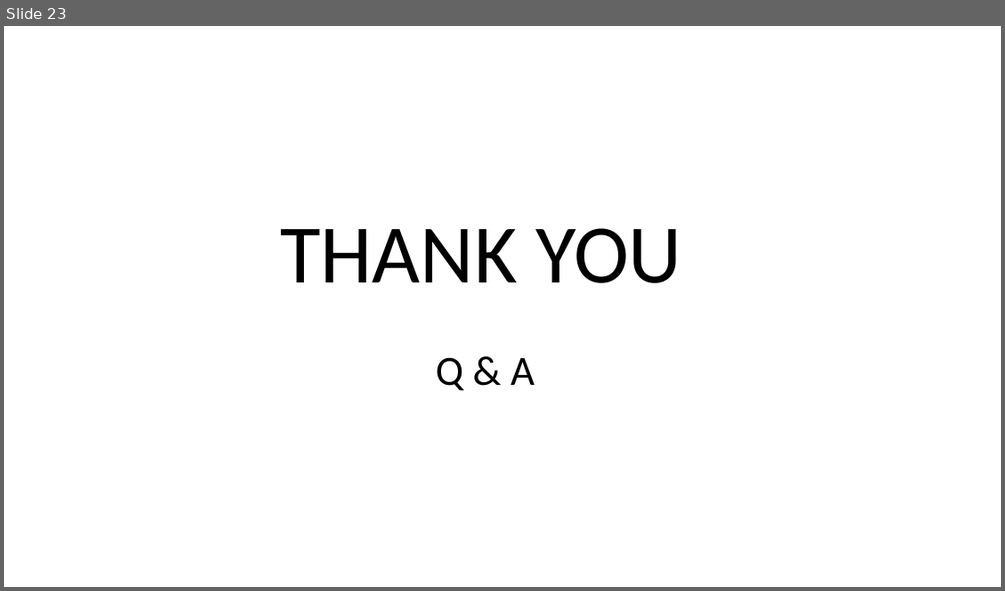
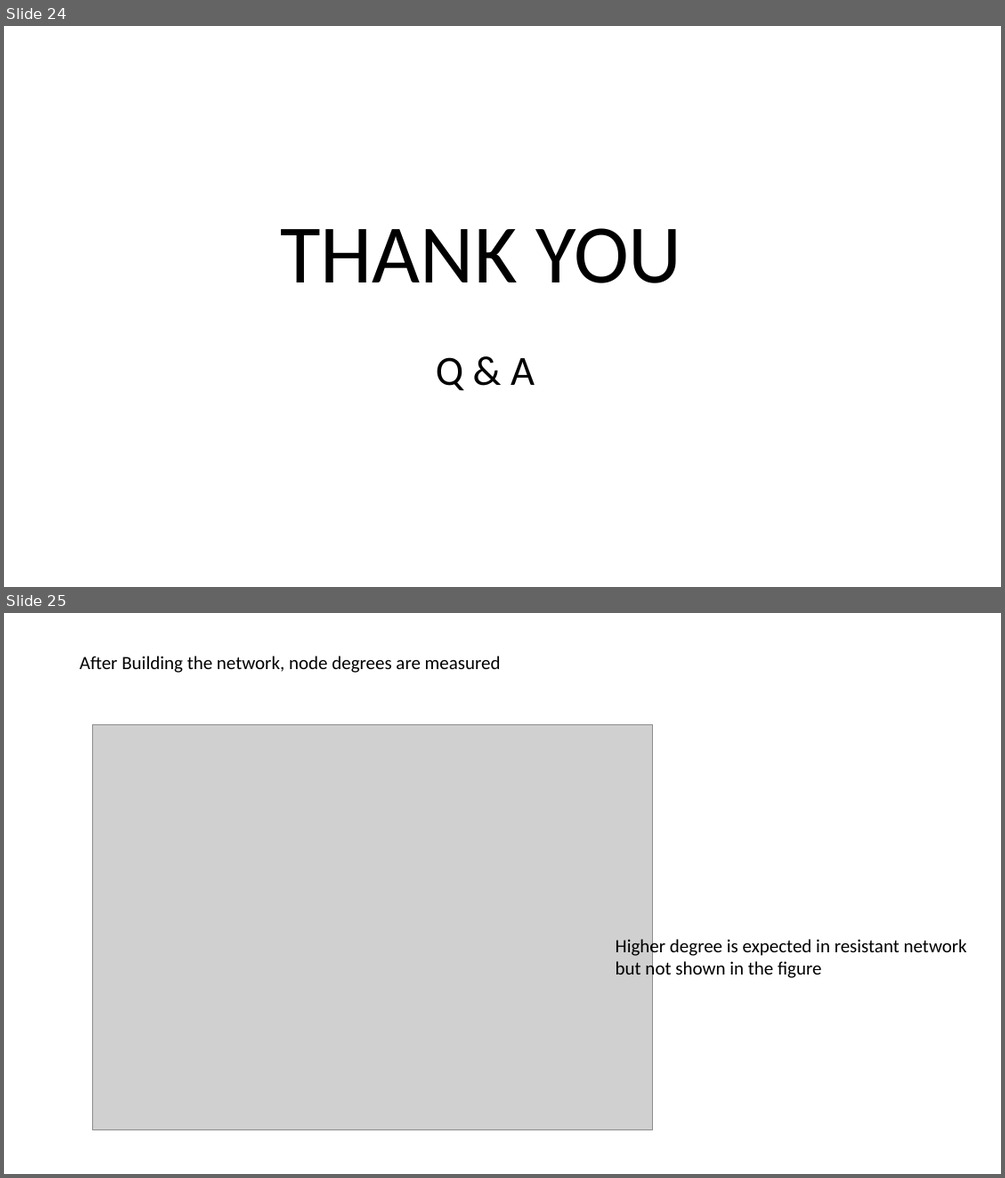
Before and after one commit to georgedashen/ANGSD_final, a slide deck: ANGSD_final.pptx. Shown one above the other, each under a label of ours: slide 23 before the commit, slides 24 and 25 after it. The pictures are 1005x591 and 1005x1178 pixels, drawn with LibreOffice and Linux fonts; fonts in the diff are those of the drawing; grey boxes stand for pictures. Boxes give left, top, right and bottom in pixels: in the first picture for what was removed or moved away, otherwise in the second. Text is boxed around its words. In the diff, an @@ line names an element or a change of style, - is before the commit and + after.

```diff
--- a/ANGSD_final.pptx
+++ b/ANGSD_final.pptx
@@ slide 25 added at [4,613,1001,1174], background #FFFFFF @@
@@ text added at [80,656,501,673], 18 pt, text #000000 @@
+After Building the network, node degrees are measured
@@ picture added at [92,725,652,1130] @@
@@ text added at [615,936,967,981], 18 pt, text #000000 @@
+Higher degree is expected in resistant network
+but not shown in the figure
@@ what was slide 23 is now slide 24 @@
```
Also in this commit, not shown: 9 slides changed, 3 other slides added, 1 other file.
